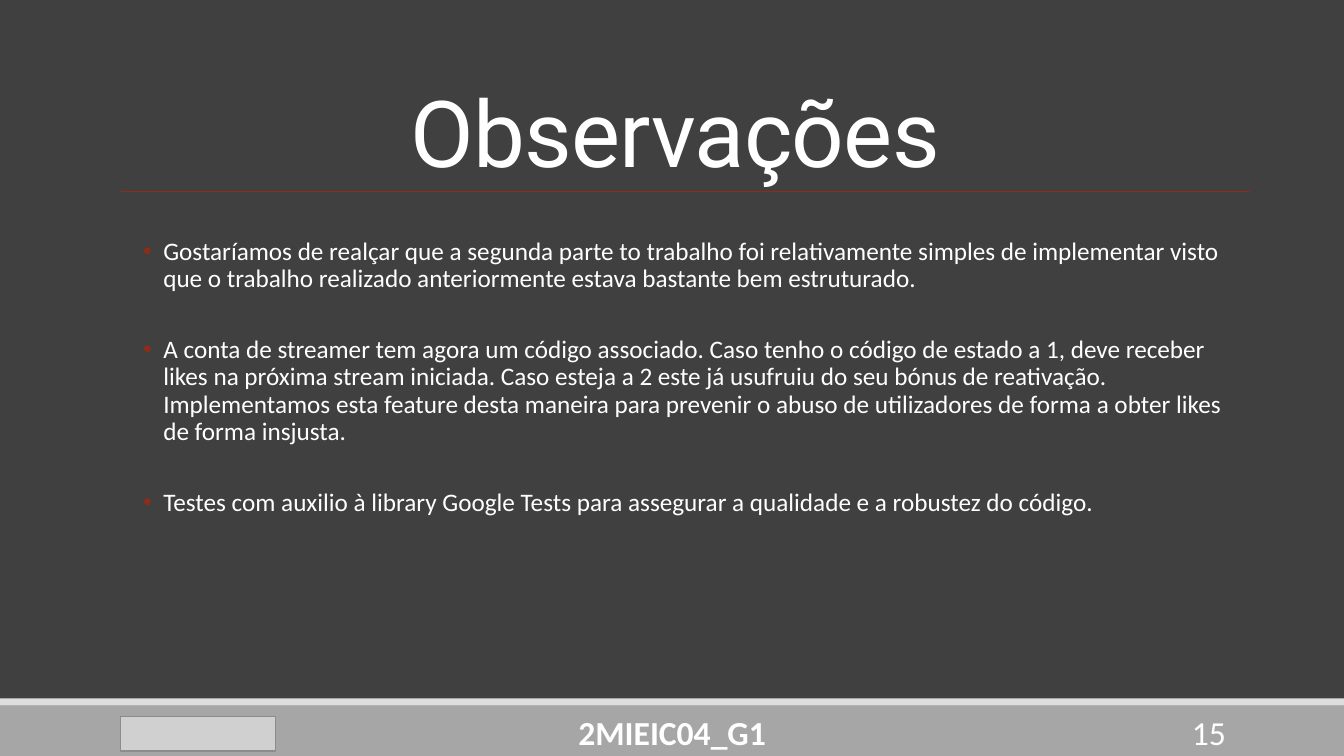
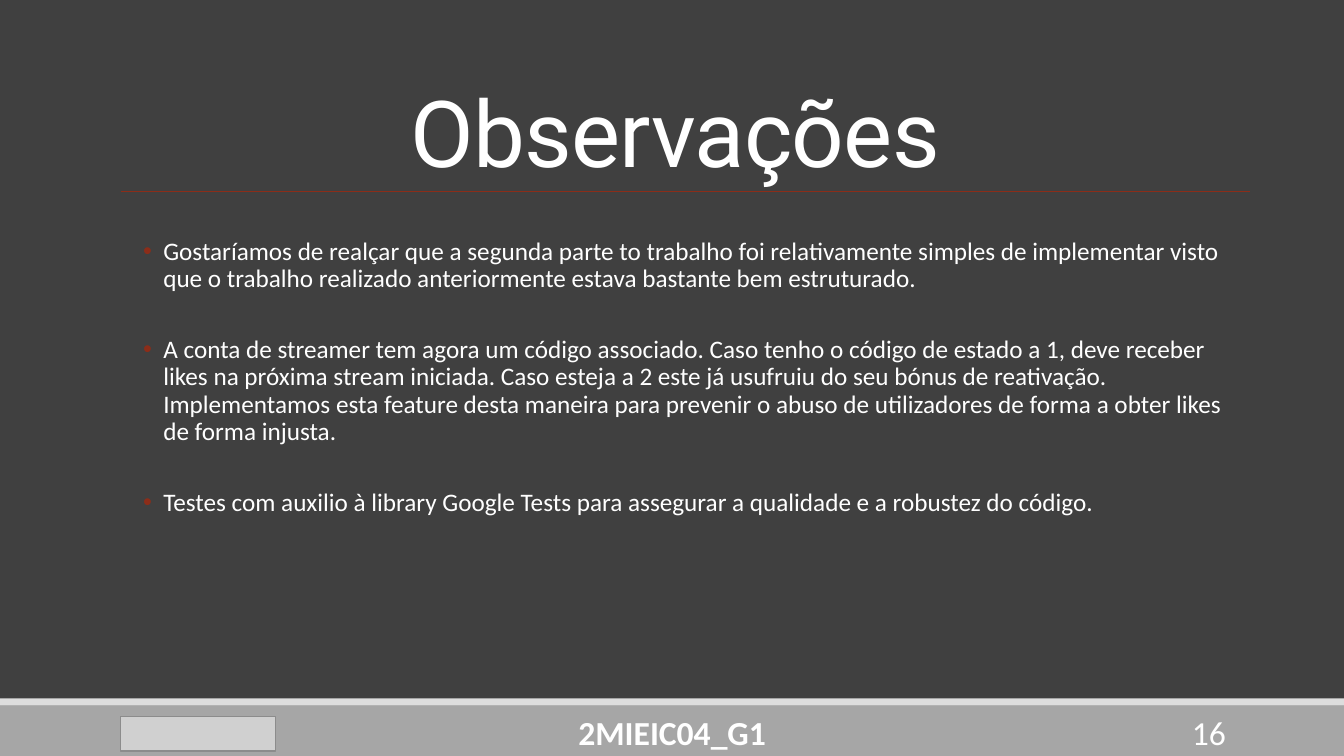
Before and after one commit to DoStini/FEUP-AEDA-proj, a slide deck: slide 16 of StreamZ__P2.pptx (slide 15 before the commit). Drawn at 1344x756 pixels with LibreOffice and Linux fonts; fonts in the diff are those of the drawing; grey boxes stand for pictures. Boxes give left, top, right and bottom in pixels: in the first picture for what was removed or moved away, otherwise in the second. Text is boxed around its words. In the diff, an @@ line names an element or a change of style, - is before the commit and + after.

```diff
--- a/StreamZ__P2.pptx
+++ b/StreamZ__P2.pptx
@@ text at (x1=163, y1=340, x2=1221, y2=445): text changed @@
-  • A conta de streamer tem agora um código associado. Caso tenho o código de estado a 1, deve receber likes na próxima stream iniciada. Caso esteja a 2 este já usufruiu do seu bónus de reativação. Implementamos esta feature desta maneira para prevenir o abuso de utilizadores de forma a obter likes de forma insjusta.
+  • A conta de streamer tem agora um código associado. Caso tenho o código de estado a 1, deve receber likes na próxima stream iniciada. Caso esteja a 2 este já usufruiu do seu bónus de reativação. Implementamos esta feature desta maneira para prevenir o abuso de utilizadores de forma a obter likes de forma injusta.
@@ page number at (x1=1192, y1=722, x2=1226, y2=745): text changed @@
-15
+16
```
Also in this commit, not shown: 2 other slides changed, 1 slide added, 7 other files.
